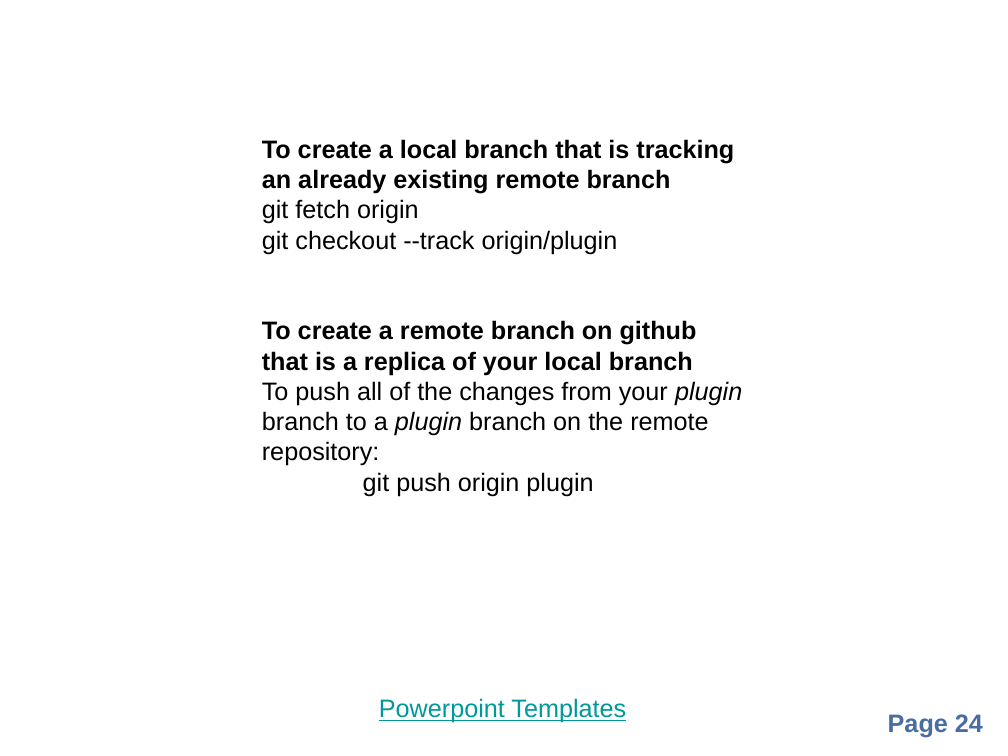
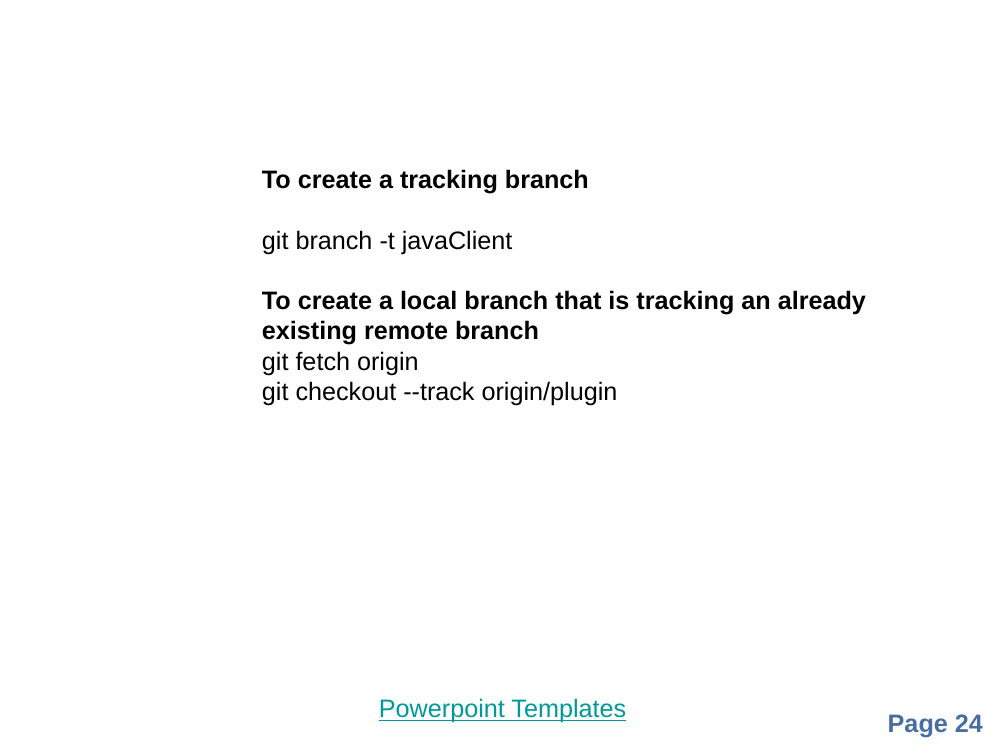
Before and after one commit to balarkrishnan/organizational, a slide deck: slide 24 of GitHub.pptx. Drawn at 1008x756 pixels with LibreOffice and Linux fonts; fonts in the diff are those of the drawing; background and template pictures are left out. Boxes give left, top, right and bottom in pixels: in the first picture for what was removed or moved away, otherwise in the second. Text is boxed around its words. In the diff, an @@ line names an element or a change of style, - is before the commit and + after.

```diff
--- a/GitHub.pptx
+++ b/GitHub.pptx
@@ text at (262,169,589,254): paragraphs added @@
+To create a tracking branch
+git branch -t javaClient
@@ text at (262,320,742,496): paragraphs removed @@
-To create a remote branch on github that is a replica of your local branch
-To push all of the changes from your plugin branch to a plugin branch on the remote repository:
-git push origin plugin
```
Also in this commit, not shown: 3 other slides changed.
